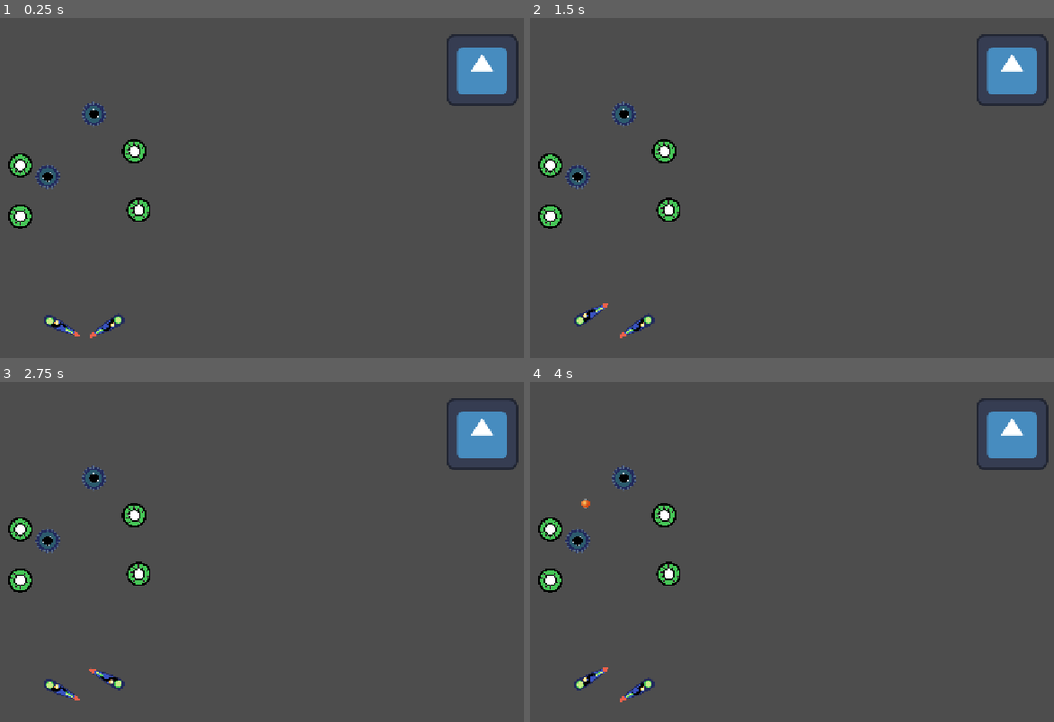
Above: before the commit, frames 1-4 (two rows, left to right).
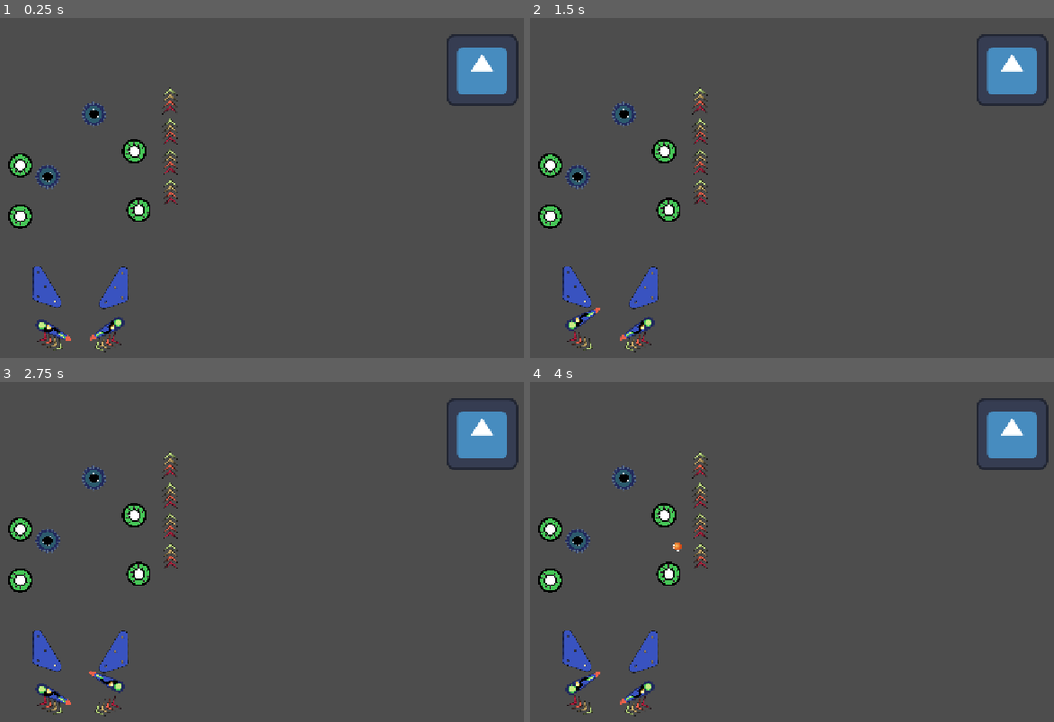
Above: after the commit, the same moments.

Repository: panorb/ludum-dare-60
Game: Godot game, scene res://world.tscn
Same seed, same stepped clock (60 frames per second), same inputs: the game is played once before the commit and once after it. The engine's default icon, where the game draws it, is replaced by a stand-in: a white triangle on a blue panel in a dark square.
Inputs:
- Up to frame 1 (0.25 s): no input
- Up to frame 2 (1.5 s): tap Enter at 0.5 s; hold Right (ui_right) 0.53-1.28 s; tap Space at 1.25 s; hold Left (ui_left) from 1.28 s (still down)
- Up to frame 3 (2.75 s): tap Enter at 2 s; release Left (ui_left) at 2.03 s; hold Right (ui_right) from 2.03 s (still down)
- Up to frame 4 (4 s): tap Space at 2.75 s; release Right (ui_right) at 2.78 s; hold Up (ui_up) 2.78-3.53 s; hold Left (ui_left) from 3.53 s (still down)

The runs differ from the first frame. In frame 1, 1.8% of the frame differs, in the area x 6-34%, y 20-99%; in frame 2, 1.7%; in frame 3, 1.8%; in frame 4, 1.8%.

Commit message:
added accelerators

Diff:
--- /dev/null
+++ b/godot/playingfield/elements/accelerator/accelerator.gd
@@ -0,0 +1,10 @@
+extends Node2D
+
+@onready var area = $Area2D
+
+@export var force := 300.0
+
+func _physics_process(_delta: float) -> void:
+	for body in area.get_overlapping_bodies():
+		if body is RigidBody2D:
+			body.apply_central_impulse(Vector2.from_angle(rotation-PI/2) * body.mass * force)
--- /dev/null
+++ b/godot/playingfield/elements/accelerator/accelerator.tscn
@@ -0,0 +1,23 @@
+[gd_scene format=3 uid="uid://bl3sbf8mnoajy"]
+
+[ext_resource type="Script" uid="uid://cgdpgr0qj7e2u" path="res://playingfield/elements/accelerator/accelerator.gd" id="1_lgof1"]
+[ext_resource type="Texture2D" uid="uid://bql21xfyl0goy" path="res://playingfield/elements/accelerator/accelerator.png" id="2_ku5xa"]
+
+[sub_resource type="CapsuleShape2D" id="CapsuleShape2D_i6ibw"]
+radius = 13.0
+height = 50.0
+
+[node name="Accelerator" type="Node2D" unique_id=817390848]
+script = ExtResource("1_lgof1")
+
+[node name="Sprite2D" type="Sprite2D" parent="." unique_id=941290577]
+scale = Vector2(0.7, 0.7)
+texture = ExtResource("2_ku5xa")
+
+[node name="Area2D" type="Area2D" parent="." unique_id=486583838]
+collision_layer = 0
+collision_mask = 512
+
+[node name="CollisionShape2D" type="CollisionShape2D" parent="Area2D" unique_id=2045986576]
+position = Vector2(0, 2)
+shape = SubResource("CapsuleShape2D_i6ibw")
--- a/godot/playingfield/pinball_playfield.tscn
+++ b/godot/playingfield/pinball_playfield.tscn
@@ -4,6 +4,8 @@
 [ext_resource type="PackedScene" uid="uid://mcnthxnjw2ba" path="res://playingfield/flipper/flipper.tscn" id="2_w774u"]
 [ext_resource type="PackedScene" uid="uid://btkofrqrrj4wb" path="res://playingfield/elements/bumper/bumper.tscn" id="3_w774u"]
 [ext_resource type="PackedScene" uid="uid://c22aytwo0gmxi" path="res://playingfield/elements/saucer/saucer.tscn" id="4_ibvbf"]
+[ext_resource type="PackedScene" uid="uid://b1wvg1mgpdkib" path="res://playingfield/elements/slingshot/slingshot.tscn" id="5_ll1gr"]
+[ext_resource type="PackedScene" uid="uid://bl3sbf8mnoajy" path="res://playingfield/elements/accelerator/accelerator.tscn" id="6_phrn3"]
 
 [sub_resource type="RectangleShape2D" id="RectangleShape2D_eckxu"]
 size = Vector2(177, 12)
@@ -16,7 +18,7 @@
 collision_mask = 0
 
 [node name="BottomShell" type="CollisionPolygon2D" parent="StaticBody2D" unique_id=2019186984]
-polygon = PackedVector2Array(362, 608, 356, 143, 420, 149, 426, 682, 17, 675, 17, 139, 39, 136, 46, 573, 155, 620, 137, 657, 229, 660, 213, 622, 311, 579, 315, 144, 320, 140, 325, 144, 330, 607)
+polygon = PackedVector2Array(362, 608, 356, 143, 420, 149, 426, 682, 17, 675, 17, 139, 39, 136, 46, 573, 146, 620, 132, 658, 229, 660, 213, 622, 311, 579, 315, 144, 320, 140, 325, 144, 330, 607)
 one_way_collision_direction = Vector2(0, -1)
 
 [node name="TopShell" type="CollisionPolygon2D" parent="StaticBody2D" unique_id=67524889]
@@ -24,24 +26,25 @@
 one_way_collision_direction = Vector2(0, -1)
 
 [node name="CollisionPolygon2D2" type="CollisionPolygon2D" parent="StaticBody2D" unique_id=2016192929]
-position = Vector2(371, 1)
+position = Vector2(346, 1)
 rotation = 3.1415927
 scale = Vector2(1, -1)
-polygon = PackedVector2Array(245, 546, 266, 531, 265, 476, 272.99997, 471.00003, 280, 476, 281, 547, 260, 564, 261, 556, 257, 549, 250, 546)
+polygon = PackedVector2Array(234.99995, 553, 266, 531, 265, 476, 272.99997, 471.00003, 280, 476, 281, 547, 245.99994, 572, 247.99995, 563, 244.99995, 557, 241.99995, 554)
 
 [node name="CollisionPolygon2D" type="CollisionPolygon2D" parent="StaticBody2D" unique_id=1954404513]
-polygon = PackedVector2Array(245, 546, 266, 531, 265, 476, 272, 470, 280, 476, 281, 547, 260, 564, 261, 556, 257, 549, 250, 546)
+position = Vector2(11, 3)
+polygon = PackedVector2Array(239, 547, 266, 531, 265, 476, 272, 470, 280, 476, 281, 547, 248, 568, 252, 560, 250, 554, 246, 549)
 
 [node name="CollisionPolygon2D3" type="CollisionPolygon2D" parent="StaticBody2D" unique_id=2127967225]
 polygon = PackedVector2Array(39, 132, 53, 186, 38, 174)
 
 [node name="FlipperRight" parent="." unique_id=1685017784 instance=ExtResource("2_w774u")]
-position = Vector2(248, 557.99994)
+position = Vector2(248, 563)
 rotation = -0.49741885
 scale = Vector2(0.5, 0.5)
 
 [node name="FlipperLeft" parent="." unique_id=527346712 instance=ExtResource("2_w774u")]
-position = Vector2(124.999985, 559)
+position = Vector2(110.999985, 567)
 rotation = 0.49741885
 scale = Vector2(-0.5, -0.5)
 maximum = -1.0
@@ -74,3 +77,36 @@
 [node name="Saucer2" parent="." unique_id=1159201337 instance=ExtResource("4_ibvbf")]
 position = Vector2(204, 191)
 rotation = 0.34906584
+
+[node name="Slingshot" parent="." unique_id=1796760020 instance=ExtResource("5_ll1gr")]
+position = Vector2(248, 509)
+
+[node name="Slingshot2" parent="." unique_id=1086058136 instance=ExtResource("5_ll1gr")]
+position = Vector2(112, 507)
+scale = Vector2(-1, 1)
+
+[node name="Accelerator" parent="." unique_id=817390848 instance=ExtResource("6_phrn3")]
+position = Vector2(340, 167)
+force = 50.0
+
+[node name="Accelerator3" parent="." unique_id=273104452 instance=ExtResource("6_phrn3")]
+position = Vector2(340, 222)
+force = 50.0
+
+[node name="Accelerator4" parent="." unique_id=1957399058 instance=ExtResource("6_phrn3")]
+position = Vector2(340, 276)
+force = 50.0
+
+[node name="Accelerator5" parent="." unique_id=997384910 instance=ExtResource("6_phrn3")]
+position = Vector2(341, 330)
+force = 50.0
+
+[node name="Accelerator2" parent="." unique_id=196176113 instance=ExtResource("6_phrn3")]
+position = Vector2(227, 599)
+rotation = 4.3057275
+force = 100.0
+
+[node name="Accelerator6" parent="." unique_id=817241685 instance=ExtResource("6_phrn3")]
+position = Vector2(128, 597)
+rotation = 2.0961404
+force = 100.0
Not shown, added: godot/playingfield/elements/accelerator/accelerator.gd.uid
Binary file added: godot/playingfield/elements/accelerator/accelerator.png
Not shown, added: godot/playingfield/elements/accelerator/accelerator.png.import
